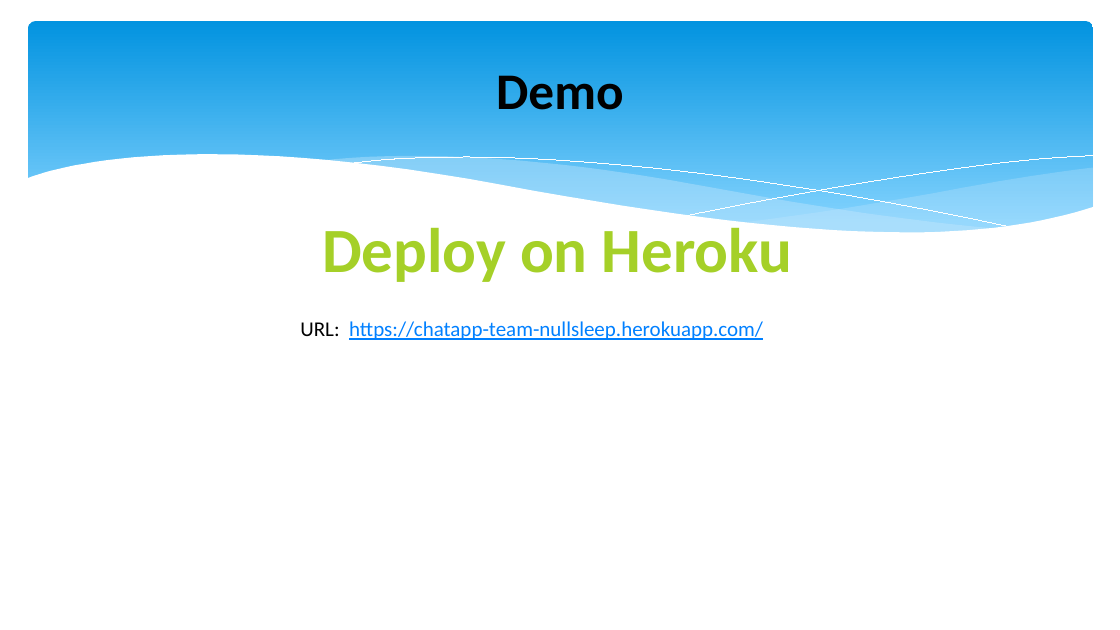
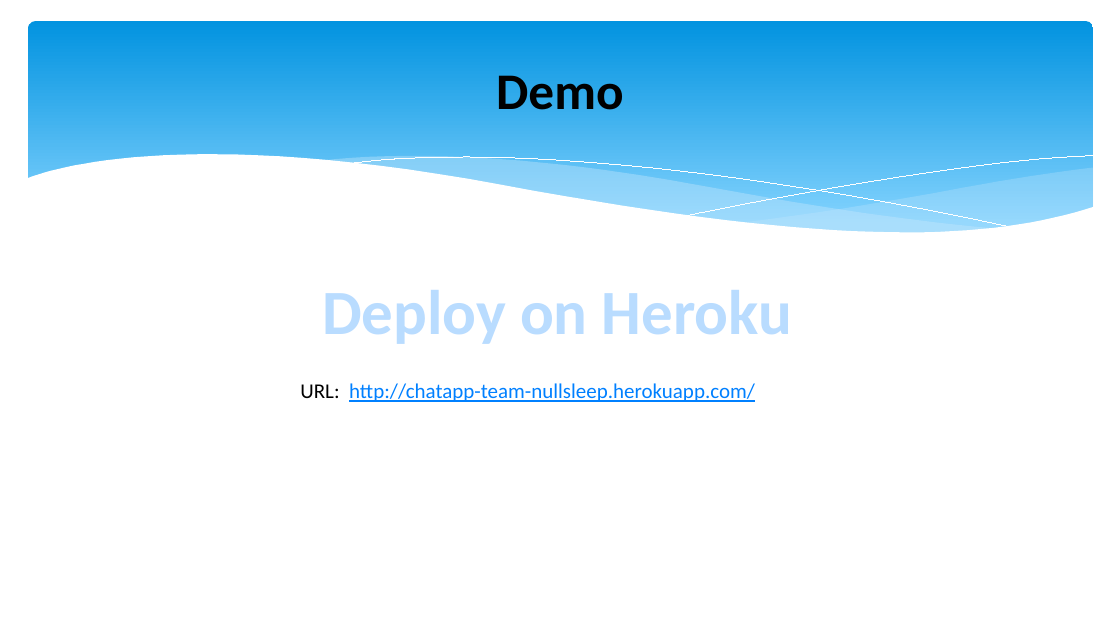
Before and after one commit to Gene-He/ChatApp, a slide deck: slide 5 of src/main/resources/HW10PPT.pptx (slide 16 before the commit). Drawn at 1120x630 pixels with LibreOffice and Linux fonts; fonts in the diff are those of the drawing. Boxes give left, top, right and bottom in pixels: in the first picture for what was removed or moved away, otherwise in the second. Text is boxed around its words. In the diff, an @@ line names an element or a change of style, - is before the commit and + after.

```diff
--- a/src/main/resources/HW10PPT.pptx
+++ b/src/main/resources/HW10PPT.pptx
@@ text "Deploy on Heroku": place and size @@
-text "Deploy on Heroku" at box(322, 219, 792, 282)
+text "Deploy on Heroku" at box(322, 290, 792, 344)
@@ text "Deploy on Heroku" at box(322, 290, 792, 344): text colour #A5D028 to gradient #CDE5FF to #BADDFF to #006296, letter outline none to #25AFF9 0.83 pt @@
@@ text at box(300, 383, 755, 402): text changed @@
-URL: https://chatapp-team-nullsleep.herokuapp.com/
+URL: http://chatapp-team-nullsleep.herokuapp.com/
```
Also in this commit, not shown: 1 other slide changed, 1 slide added, 9 slides removed.
